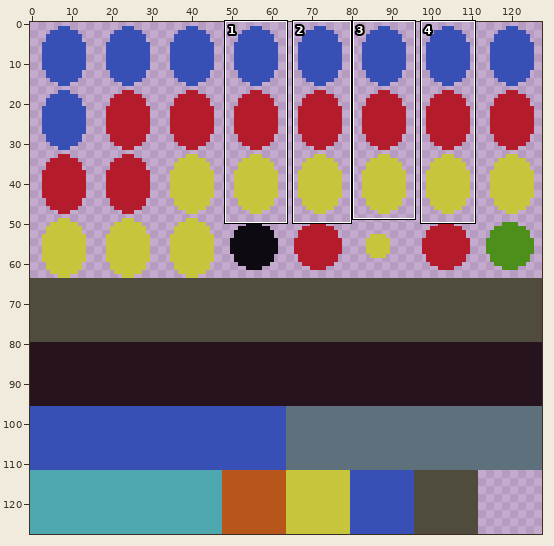
Sprite sheet: assets/images/Default.png. Above, an overview of the earlier version with the close-up marked.
Close-up. Old version:
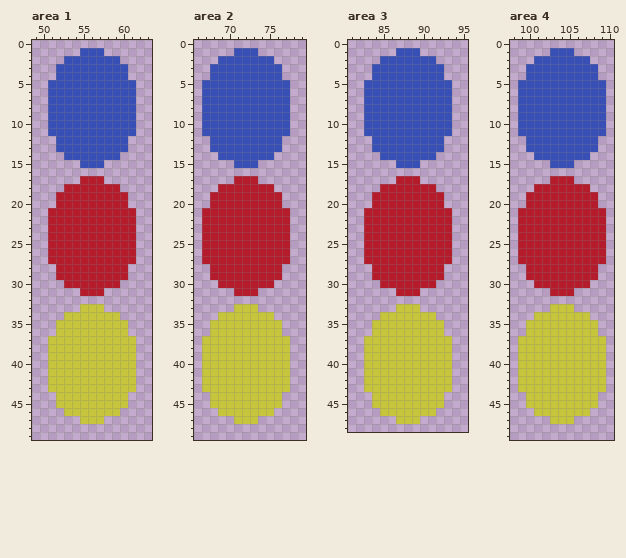
The file is 128x128 pixels. Colours within 5 levels of each other are drawn and written as one. Shown: area 1: x 49..63, y 0..49; area 2: x 66..79, y 0..49; area 3: x 81..95, y 0..48; area 4: x 98..110, y 0..49. The commit also changed other parts of the picture, which this record leaves out.
After:
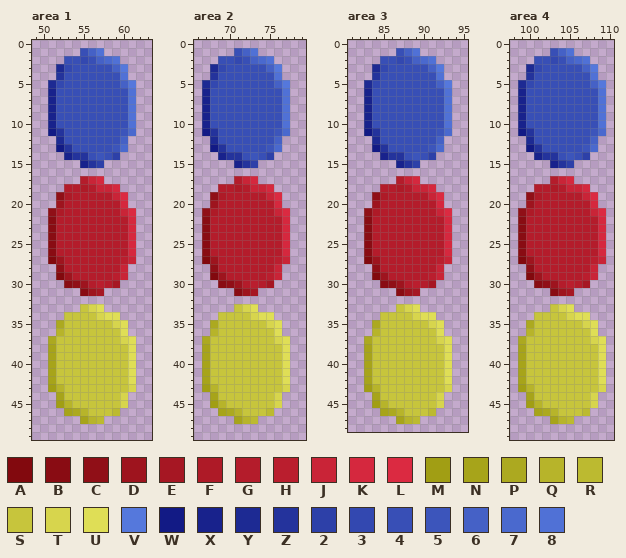
Palette (. is transparent): A #82090e  B #890c13  C #900f17  D #9e141e  E #a61723  F #ae1a27  G #b41c2b  H #ba1e2e  J #c92437  K #d5283e  L #db2a41  M #a19e14  N #a7a41a  P #aca920  Q #b7b42a  R #bcba30  S #c7c53c  T #d7d54d  U #dfde56  V #5578dc  W #121a85  X #18228c  Y #1d2a93  Z #24339c  2 #2d40a8  3 #3348b0  4 #384fb6  5 #3c55bb  6 #4561c6  7 #4a69ce  8 #5071d6
Changes in this commit:
Changed rows in their new state; - is an unchanged pixel.
Area 1:
first column x 51:
 1 -----68----
 2 ----3-678--
 3 -Y3-----6V-
 4 -Z-------8-
 5 Y3-------6V
 6 X---------8
 7 X---------8
 8 X---------8
 9 X---------8
10 X---------8
11 WZ-------57
12 -Y-------6-
13 -WZ-----57-
14 --XZZ-5-2--
15 ----XZ2----
17 -----JK----
18 ----F-JJK--
19 -CF-----JL-
20 -D-------K-
21 CF-------JL
22 B---------K
23 B---------K
24 B---------K
25 B---------K
26 B---------K
27 AD-------HJ
28 -C-------J-
29 -AD-----HJ-
30 --BCD-H-E--
31 ----BDE----
33 -----TU----
34 ------TUU--
35 -P------TU-
36 -Q-------U-
37 P--------TU
38 N---------U
39 N---------U
40 N---------U
41 N---------U
42 N---------U
43 MQ--------T
44 -N-------T-
45 -MQ------T-
46 --NPQ---R--
47 ----NQR----
Area 2:
first column x 67:
 1 -----68----
 2 ----3-678--
 3 -Y3-----6V-
 4 -Z-------8-
 5 Y3-------6V
 6 X---------8
 7 X---------8
 8 X---------8
 9 X---------8
10 X---------8
11 WZ-------57
12 -Y-------6-
13 -WZ-----57-
14 --XZZ-5-2--
15 ----XZ2----
17 -----JK----
18 ----F-JJK--
19 -CF-----JL-
20 -D-------K-
21 CF-------JL
22 B---------K
23 B---------K
24 B---------K
25 B---------K
26 B---------K
27 AD-------HJ
28 -C-------J-
29 -AD-----HJ-
30 --BCD-H-E--
31 ----BDE----
33 -----TU----
34 ------TUU--
35 -P------TU-
36 -Q-------U-
37 P--------TU
38 N---------U
39 N---------U
40 N---------U
41 N---------U
42 N---------U
43 MQ--------T
44 -N-------T-
45 -MQ------T-
46 --NPQ---R--
47 ----NQR----
Area 3:
first column x 83:
 1 -----68----
 2 ----3-678--
 3 -Y3-----6V-
 4 -Z-------8-
 5 Y3-------6V
 6 X---------8
 7 X---------8
 8 X---------8
 9 X---------8
10 X---------8
11 WZ-------57
12 -Y-------6-
13 -WZ-----57-
14 --XZZ-5-2--
15 ----XZ2----
17 -----JK----
18 ----F-JJK--
19 -CF-----JL-
20 -D-------K-
21 CF-------JL
22 B---------K
23 B---------K
24 B---------K
25 B---------K
26 B---------K
27 AD-------HJ
28 -C-------J-
29 -AD-----HJ-
30 --BCD-H-E--
31 ----BDE----
33 -----TU----
34 ------TUU--
35 -P------TU-
36 -Q-------U-
37 P--------TU
38 N---------U
39 N---------U
40 N---------U
41 N---------U
42 N---------U
43 MQ--------T
44 -N-------T-
45 -MQ------T-
46 --NPQ---R--
47 ----NQR----
Area 4:
first column x 99:
 1 -----68----
 2 ----3-678--
 3 -Y3-----6V-
 4 -Z-------8-
 5 Y3-------6V
 6 X---------8
 7 X---------8
 8 X---------8
 9 X---------8
10 X---------8
11 WZ-------57
12 -Y-------6-
13 -WZ-----57-
14 --XZZ-5-2--
15 ----XZ2----
17 -----JK----
18 ----F-JJK--
19 -CF-----JL-
20 -D-------K-
21 CF-------JL
22 B---------K
23 B---------K
24 B---------K
25 B---------K
26 B---------K
27 AD-------HJ
28 -C-------J-
29 -AD-----HJ-
30 --BCD-H-E--
31 ----BDE----
33 -----TU----
34 ------TUU--
35 -P------TU-
36 -Q-------U-
37 P--------TU
38 N---------U
39 N---------U
40 N---------U
41 N---------U
42 N---------U
43 MQ--------T
44 -N-------T-
45 -MQ------T-
46 --NPQ---R--
47 ----NQR----
